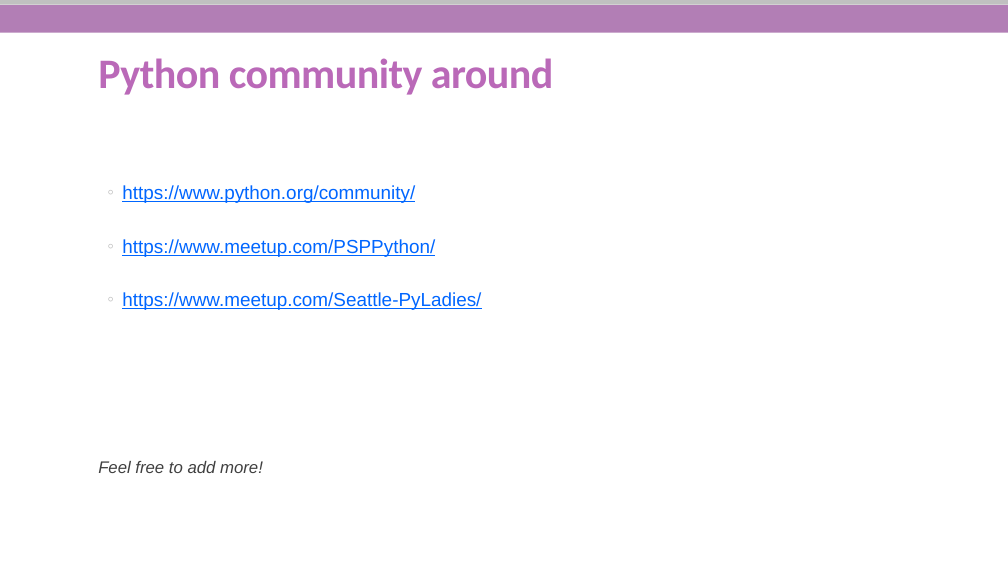
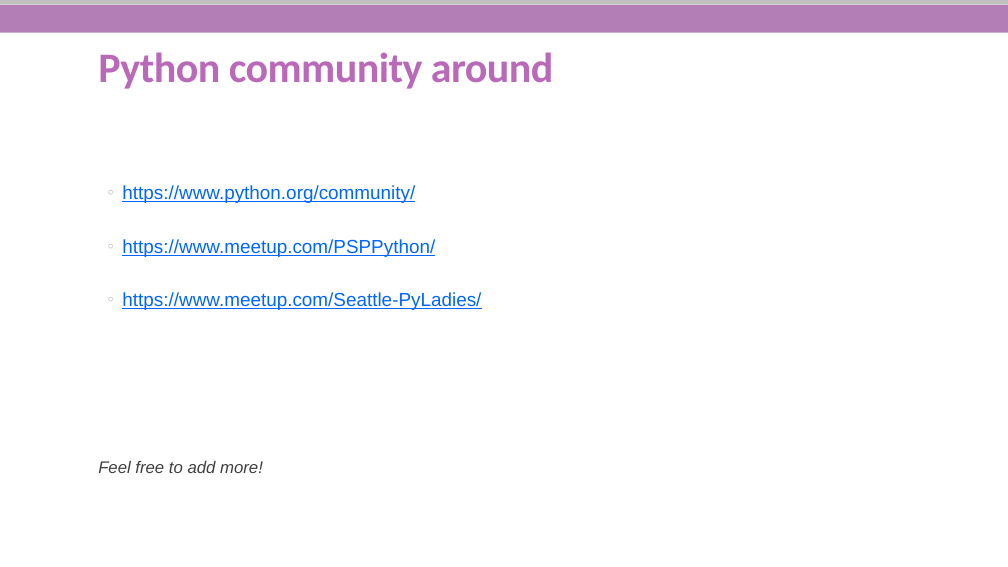
Before and after one commit to She-Codes-Now/Intro-to-Python, a slide deck: slide 38 of Python-SheCodesNow_updated.pptx. Drawn at 1008x567 pixels with LibreOffice and Linux fonts; fonts in the diff are those of the drawing; background and template pictures are left out. Boxes give left, top, right and bottom in pixels: in the first picture for what was removed or moved away, otherwise in the second. Text is boxed around its words. In the diff, an @@ line names an element or a change of style, - is before the commit and + after.

```diff
--- a/Python-SheCodesNow_updated.pptx
+++ b/Python-SheCodesNow_updated.pptx
@@ title "Python community around": place and size @@
-title "Python community around" at (98, 58, 554, 95)
+title "Python community around" at (98, 52, 554, 89)
```
Also in this commit, not shown: 2 other slides changed.
